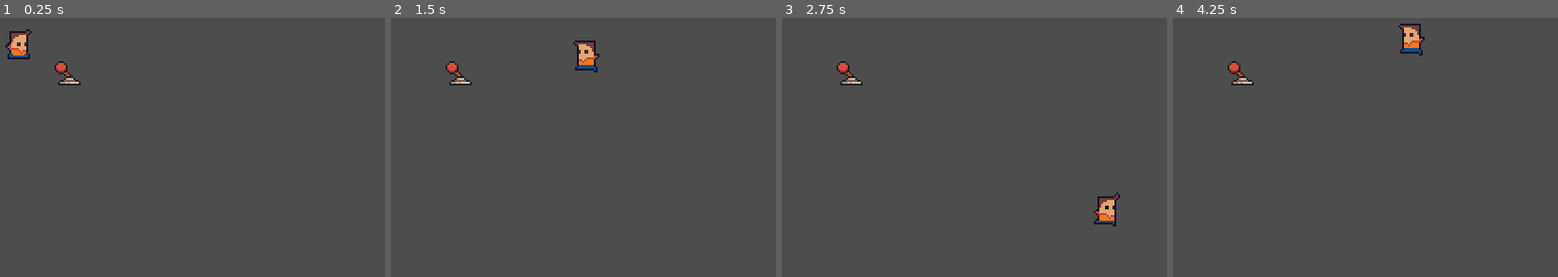
Above: before the commit, frames 1-4 (left to right).
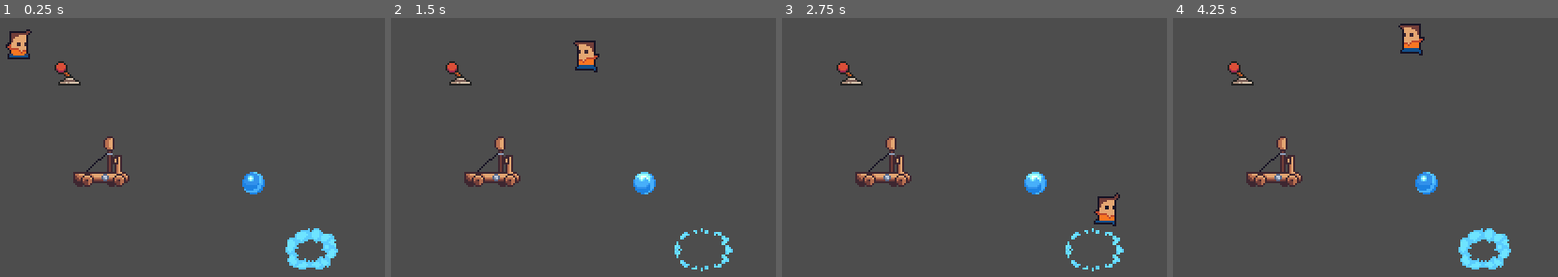
Above: after the commit, the same moments.

Repository: tiagobonetti/scaling-up
Game: Godot game, scene res://world.tscn
Two runs of this game, one before a commit and one after it. Both use one fixed random seed, a clock stepped at 60 frames per second and the inputs below.
Inputs:
- Up to frame 1 (0.25 s): no input
- Up to frame 2 (1.5 s): hold Right (ui_right) 0.53-1.28 s; hold Down (ui_down) from 1.28 s (still down)
- Up to frame 3 (2.75 s): release Down (ui_down) at 2.03 s; hold Right (ui_right) from 2.03 s (still down)
- Up to frame 4 (4.25 s): release Right (ui_right) at 2.78 s; hold Up (ui_up) 2.78-3.53 s; hold Left (ui_left) from 3.53 s (still down)

The runs differ from the first frame. In frame 1, 2.7% of the frame differs, in the area x 19-88%, y 45-98%; in frame 2, 2.0%; in frame 3, 2.0%; in frame 4, 2.7%.

Commit message:
Added catapult, product bullet and hit effect

Diff:
--- /dev/null
+++ b/catapult.gd
@@ -0,0 +1,11 @@
+extends RigidBody2D
+
+
+# Called when the node enters the scene tree for the first time.
+func _ready():
+	pass # Replace with function body.
+
+
+# Called every frame. 'delta' is the elapsed time since the previous frame.
+func _process(delta):
+	pass
--- /dev/null
+++ b/catapult.tscn
@@ -0,0 +1,79 @@
+[gd_scene load_steps=8 format=3 uid="uid://djoja3nbfjxgd"]
+
+[ext_resource type="Script" path="res://catapult.gd" id="1_h238y"]
+[ext_resource type="Texture2D" uid="uid://l51441wjo5ag" path="res://Environments/Catapult.png" id="1_jr7mj"]
+
+[sub_resource type="Animation" id="Animation_qwp2e"]
+resource_name = "charge"
+length = 0.5
+tracks/0/type = "value"
+tracks/0/imported = false
+tracks/0/enabled = true
+tracks/0/path = NodePath(".:frame")
+tracks/0/interp = 1
+tracks/0/loop_wrap = true
+tracks/0/keys = {
+"times": PackedFloat32Array(0, 0.2, 0.4),
+"transitions": PackedFloat32Array(1, 1, 1),
+"update": 1,
+"values": [0, 1, 2]
+}
+
+[sub_resource type="Animation" id="Animation_ypjkn"]
+length = 0.001
+tracks/0/type = "value"
+tracks/0/imported = false
+tracks/0/enabled = true
+tracks/0/path = NodePath(".:frame")
+tracks/0/interp = 1
+tracks/0/loop_wrap = true
+tracks/0/keys = {
+"times": PackedFloat32Array(0),
+"transitions": PackedFloat32Array(1),
+"update": 1,
+"values": [0]
+}
+
+[sub_resource type="Animation" id="Animation_x1c2k"]
+resource_name = "launch"
+length = 0.3
+tracks/0/type = "value"
+tracks/0/imported = false
+tracks/0/enabled = true
+tracks/0/path = NodePath(".:frame")
+tracks/0/interp = 1
+tracks/0/loop_wrap = true
+tracks/0/keys = {
+"times": PackedFloat32Array(0, 0.1, 0.2),
+"transitions": PackedFloat32Array(1, 1, 1),
+"update": 1,
+"values": [3, 4, 5]
+}
+
+[sub_resource type="AnimationLibrary" id="AnimationLibrary_4iq6t"]
+_data = {
+"RESET": SubResource("Animation_ypjkn"),
+"charge": SubResource("Animation_qwp2e"),
+"launch": SubResource("Animation_x1c2k")
+}
+
+[sub_resource type="RectangleShape2D" id="RectangleShape2D_vu3ky"]
+size = Vector2(30, 8)
+
+[node name="Catapult" type="RigidBody2D"]
+script = ExtResource("1_h238y")
+metadata/_edit_group_ = true
+
+[node name="Sprite2D" type="Sprite2D" parent="."]
+texture = ExtResource("1_jr7mj")
+flip_h = true
+hframes = 6
+
+[node name="AnimationPlayer" type="AnimationPlayer" parent="Sprite2D"]
+libraries = {
+"": SubResource("AnimationLibrary_4iq6t")
+}
+
+[node name="CollisionShape2D" type="CollisionShape2D" parent="."]
+position = Vector2(1, 12)
+shape = SubResource("RectangleShape2D_vu3ky")
--- /dev/null
+++ b/hit.tscn
@@ -0,0 +1,47 @@
+[gd_scene load_steps=7 format=3 uid="uid://b1w0e1x7satmr"]
+
+[ext_resource type="Texture2D" uid="uid://d0172cp8k52vq" path="res://Effect/Product_hit.png" id="1_e711r"]
+
+[sub_resource type="AtlasTexture" id="AtlasTexture_yldv0"]
+atlas = ExtResource("1_e711r")
+region = Rect2(0, 0, 32, 32)
+
+[sub_resource type="AtlasTexture" id="AtlasTexture_1ohqs"]
+atlas = ExtResource("1_e711r")
+region = Rect2(32, 0, 32, 32)
+
+[sub_resource type="AtlasTexture" id="AtlasTexture_tg88a"]
+atlas = ExtResource("1_e711r")
+region = Rect2(64, 0, 32, 32)
+
+[sub_resource type="AtlasTexture" id="AtlasTexture_40320"]
+atlas = ExtResource("1_e711r")
+region = Rect2(96, 0, 32, 32)
+
+[sub_resource type="SpriteFrames" id="SpriteFrames_xyo17"]
+animations = [{
+"frames": [{
+"duration": 1.0,
+"texture": SubResource("AtlasTexture_yldv0")
+}, {
+"duration": 1.0,
+"texture": SubResource("AtlasTexture_1ohqs")
+}, {
+"duration": 1.0,
+"texture": SubResource("AtlasTexture_tg88a")
+}, {
+"duration": 1.0,
+"texture": SubResource("AtlasTexture_40320")
+}],
+"loop": true,
+"name": &"default",
+"speed": 10.0
+}]
+
+[node name="Hit" type="Area2D"]
+
+[node name="AnimatedSprite2D" type="AnimatedSprite2D" parent="."]
+sprite_frames = SubResource("SpriteFrames_xyo17")
+autoplay = "default"
+frame = 3
+frame_progress = 1.0
--- /dev/null
+++ b/product.gd
@@ -0,0 +1,22 @@
+extends RigidBody2D
+
+#const ACCELERATION = 10
+#const MAX_SPEED = 2
+#const FRICTION = 200
+#
+#var velocity = Vector2.ZERO
+#
+#var animationPlayer = null
+#
+#func _ready():
+#	animationPlayer = $AnimationPlayer
+#
+#
+#func _physics_process(delta):
+#	animationPlayer.play("roll")
+#	var input_vector = Vector2.ZERO
+#	input_vector.x = Input.get_action_strength("ui_right") - Input.get_action_strength("ui_left")
+#	input_vector.y = Input.get_action_strength("ui_down") - Input.get_action_strength("ui_up")
+#	input_vector = input_vector.normalized()
+#
+#	move_and_collide(velocity)
--- /dev/null
+++ b/product.tscn
@@ -0,0 +1,55 @@
+[gd_scene load_steps=9 format=3 uid="uid://8354de6dh3fm"]
+
+[ext_resource type="Script" path="res://product.gd" id="1_oo4g0"]
+[ext_resource type="Texture2D" uid="uid://d4kyal7nkua1n" path="res://Effect/Product.png" id="1_vhhxm"]
+
+[sub_resource type="AtlasTexture" id="AtlasTexture_5mjcd"]
+atlas = ExtResource("1_vhhxm")
+region = Rect2(36, 0, 12, 12)
+
+[sub_resource type="AtlasTexture" id="AtlasTexture_24p0g"]
+atlas = ExtResource("1_vhhxm")
+region = Rect2(0, 0, 12, 12)
+
+[sub_resource type="AtlasTexture" id="AtlasTexture_8gvyh"]
+atlas = ExtResource("1_vhhxm")
+region = Rect2(12, 0, 12, 12)
+
+[sub_resource type="AtlasTexture" id="AtlasTexture_pehwa"]
+atlas = ExtResource("1_vhhxm")
+region = Rect2(24, 0, 12, 12)
+
+[sub_resource type="SpriteFrames" id="SpriteFrames_vg0yk"]
+animations = [{
+"frames": [{
+"duration": 1.0,
+"texture": SubResource("AtlasTexture_5mjcd")
+}, {
+"duration": 1.0,
+"texture": SubResource("AtlasTexture_24p0g")
+}, {
+"duration": 1.0,
+"texture": SubResource("AtlasTexture_8gvyh")
+}, {
+"duration": 1.0,
+"texture": SubResource("AtlasTexture_pehwa")
+}],
+"loop": true,
+"name": &"default",
+"speed": 10.0
+}]
+
+[sub_resource type="CircleShape2D" id="CircleShape2D_cdem5"]
+radius = 6.0
+
+[node name="Product" type="RigidBody2D"]
+script = ExtResource("1_oo4g0")
+metadata/_edit_group_ = true
+
+[node name="AnimatedSprite2D" type="AnimatedSprite2D" parent="."]
+sprite_frames = SubResource("SpriteFrames_vg0yk")
+autoplay = "default"
+frame_progress = 0.0484654
+
+[node name="CollisionShape2D" type="CollisionShape2D" parent="."]
+shape = SubResource("CircleShape2D_cdem5")
--- a/world.tscn
+++ b/world.tscn
@@ -1,15 +1,18 @@
-[gd_scene load_steps=11 format=3 uid="uid://cxcvon26drnqe"]
+[gd_scene load_steps=14 format=3 uid="uid://cxcvon26drnqe"]
 
 [ext_resource type="Texture2D" uid="uid://cuwfqeff5wg8t" path="res://Environments/lever_left.png" id="1_4gmcu"]
 [ext_resource type="Script" path="res://Player.gd" id="2_wa028"]
 [ext_resource type="Texture2D" uid="uid://bbyqtul2iolym" path="res://Sprites/dev/dev.png" id="3_ahwai"]
+[ext_resource type="PackedScene" uid="uid://djoja3nbfjxgd" path="res://catapult.tscn" id="4_qplka"]
+[ext_resource type="PackedScene" uid="uid://b1w0e1x7satmr" path="res://hit.tscn" id="5_7ipxa"]
+[ext_resource type="PackedScene" uid="uid://8354de6dh3fm" path="res://product.tscn" id="6_ask0n"]
 
 [sub_resource type="CapsuleShape2D" id="CapsuleShape2D_txnyl"]
 radius = 4.0
 height = 10.0
 
-[sub_resource type="Animation" id="Animation_lyp70"]
-resource_name = "RunRight"
+[sub_resource type="Animation" id="Animation_vdi4l"]
+resource_name = "Idle"
 length = 0.4
 loop_mode = 1
 tracks/0/type = "value"
@@ -22,7 +25,7 @@
 "times": PackedFloat32Array(0, 0.1, 0.2, 0.3),
 "transitions": PackedFloat32Array(1, 1, 1, 1),
 "update": 1,
-"values": [5, 6, 7, 8]
+"values": [1, 2, 3, 4]
 }
 
 [sub_resource type="Animation" id="Animation_lfe80"]
@@ -57,8 +60,8 @@
 "values": [9, 10, 11, 12]
 }
 
-[sub_resource type="Animation" id="Animation_vdi4l"]
-resource_name = "Idle"
+[sub_resource type="Animation" id="Animation_lyp70"]
+resource_name = "RunRight"
 length = 0.4
 loop_mode = 1
 tracks/0/type = "value"
@@ -71,7 +74,7 @@
 "times": PackedFloat32Array(0, 0.1, 0.2, 0.3),
 "transitions": PackedFloat32Array(1, 1, 1, 1),
 "update": 1,
-"values": [1, 2, 3, 4]
+"values": [5, 6, 7, 8]
 }
 
 [sub_resource type="AnimationLibrary" id="AnimationLibrary_owx5r"]
@@ -117,3 +120,16 @@
 [node name="CollisionShape2D" type="CollisionShape2D" parent="Lever"]
 position = Vector2(0, 2)
 shape = SubResource("CircleShape2D_e78jn")
+
+[node name="Catapult" parent="." instance=ExtResource("4_qplka")]
+position = Vector2(110, 96)
+mass = 0.01
+gravity_scale = 2.66454e-15
+
+[node name="Hit" parent="." instance=ExtResource("5_7ipxa")]
+position = Vector2(223, 146)
+
+[node name="Product" parent="." instance=ExtResource("6_ask0n")]
+position = Vector2(192, 110)
+mass = 0.01
+gravity_scale = 2.66454e-15
Binary file added: Effect/Product.png
Not shown, added: Effect/Product.png.import
Binary file added: Effect/Product_hit.png
Not shown, added: Effect/Product_hit.png.import
Binary file added: Environments/Catapult.png
Not shown, added: Environments/Catapult.png.import
